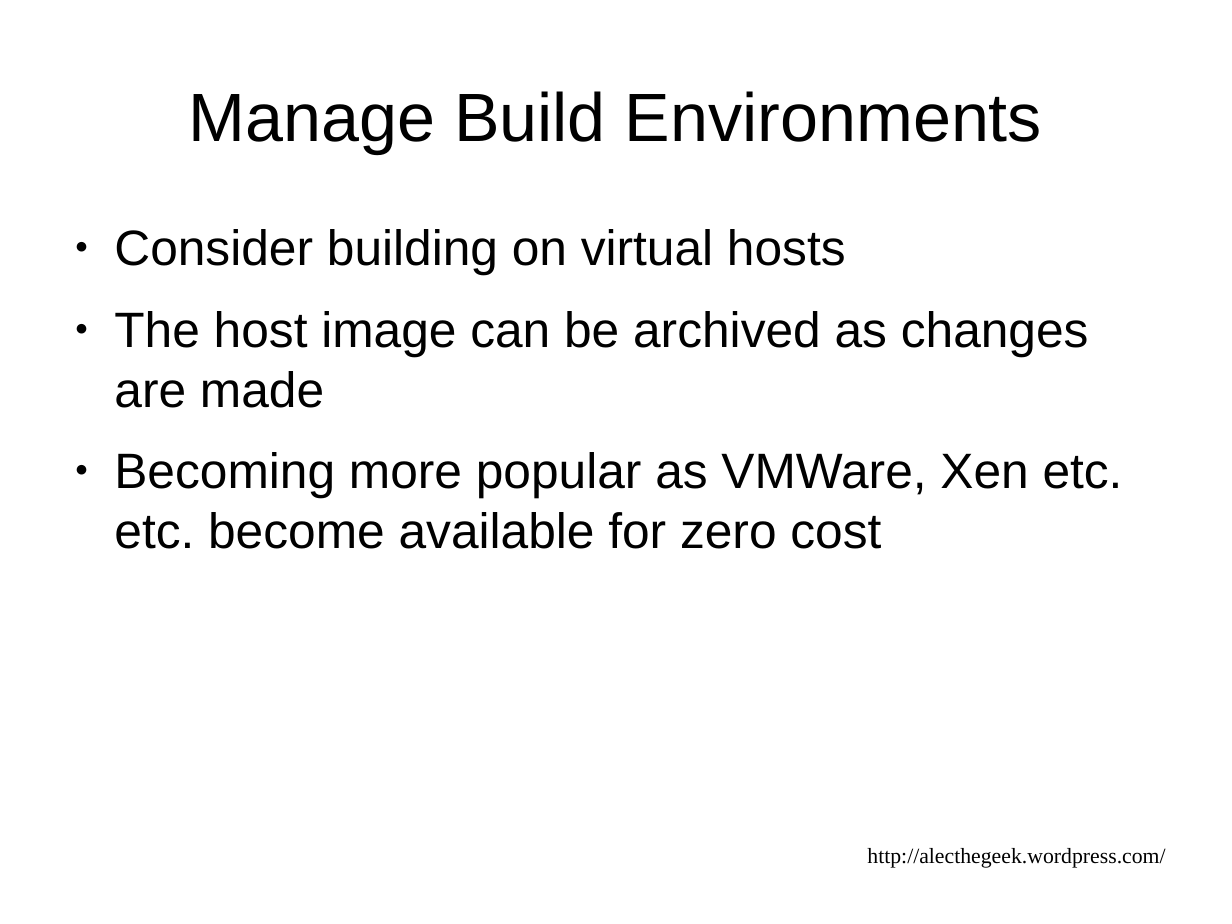
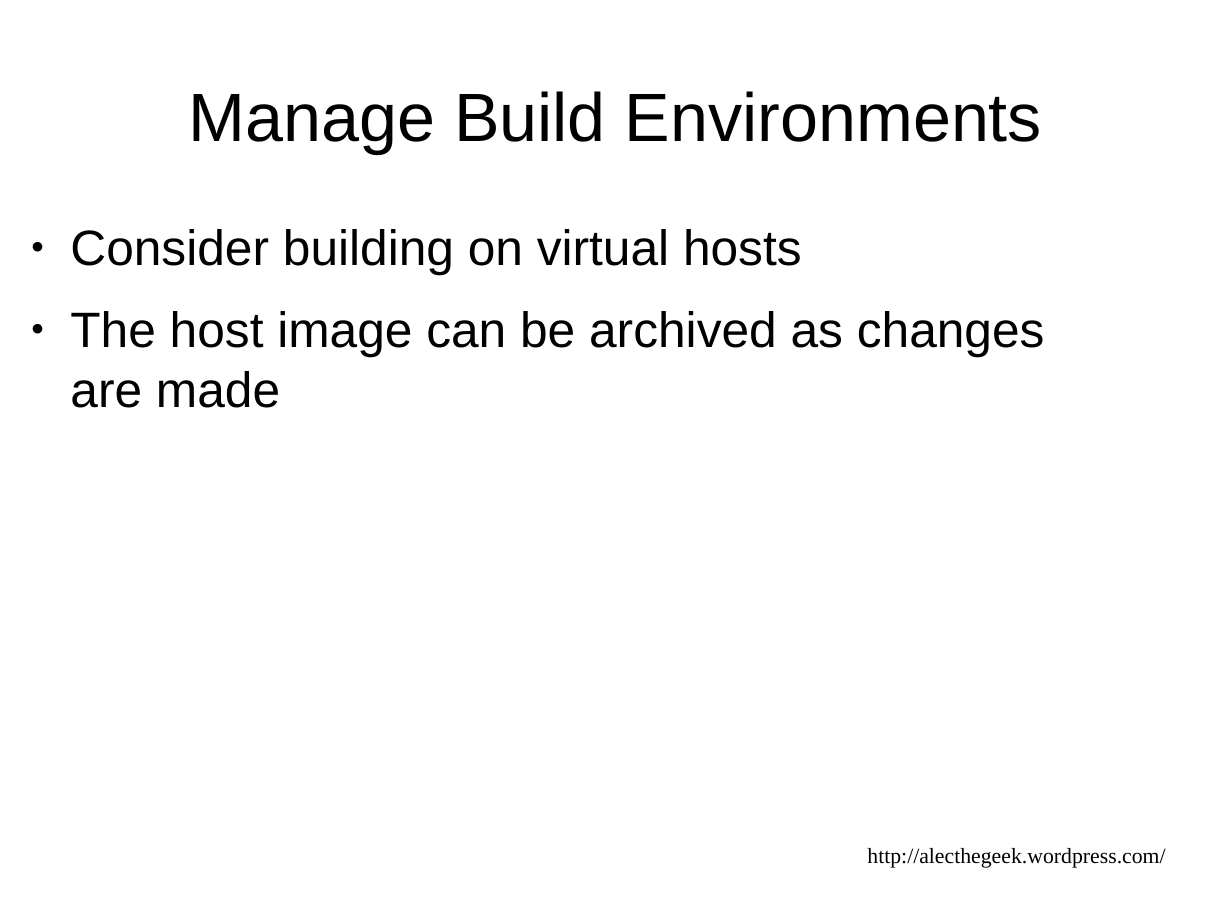
Before and after one commit to alecthegeek/gitbuilding, a slide deck: slide 13 of DevOpsDownUnderPresentation.odp. Drawn at 1232x924 pixels with LibreOffice and Linux fonts; fonts in the diff are those of the drawing. Boxes give left, top, right and bottom in pixels: in the first picture for what was removed or moved away, otherwise in the second. Text is boxed around its words. In the diff, an @@ line names an element or a change of style, - is before the commit and + after.

```diff
--- a/DevOpsDownUnderPresentation.odp
+++ b/DevOpsDownUnderPresentation.odp
@@ text "Consider building on virtual hosts": place and size @@
-text "Consider building on virtual hosts" at [114,229,1123,549]
+text "Consider building on virtual hosts" at [70,229,1045,408]
@@ text at [114,452,1123,549]: paragraph removed @@
-● Becoming more popular as VMWare, Xen etc. etc. become available for zero cost
```
Also in this commit, not shown: 1 other slide changed.
